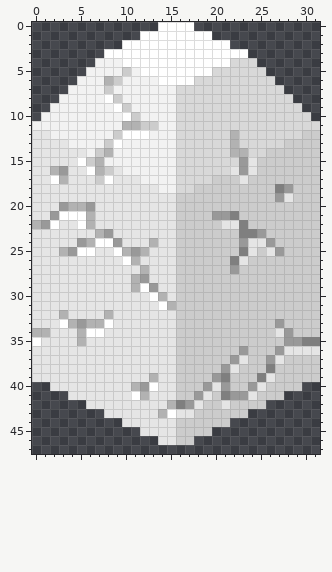
Edited in one commit: pixel-art sprite (tiles/2.png). Above: the version before the commit.
The file is 32x48 pixels.
The result:
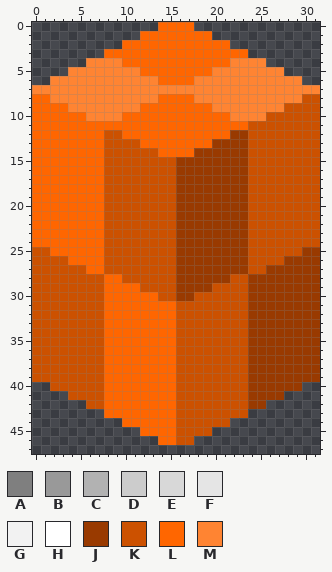
Palette (. is transparent): A #7f7f7f  B #999999  C #b2b2b2  D #cccccc  E #d8d8d8  F #e5e5e5  G #f2f2f2  H #ffffff  J #993a00  K #cc5100  L #ff6600  M #ff8432
Changes in this commit:
Changed rows in their new state; - is an unchanged pixel.
first column x 0:
 0 --------------LLLL--------------
 1 ------------LLLLLLLL------------
 2 ----------LLLLLLLLLLLL----------
 3 --------LLLLLLLLLLLLLLLL--------
 4 ------MMMMLLLLLLLLLLLLMMMM------
 5 ----MMMMMMMMLLLLLLLLMMMMMMMM----
 6 --MMMMMMMMMMMMLLLLMMMMMMMMMMMM--
 7 MMMMMMMMMMMMMMMMMMMMMMMMMMMMMMMM
 8 LLMMMMMMMMMMMMLLLLMMMMMMMMMMMMKK
 9 LLLLMMMMMMMMLLLLLLLLMMMMMMMMKKKK
10 LLLLLLMMMMLLLLLLLLLLLLMMMMKKKKKK
11 LLLLLLLLLLLLLLLLLLLLLLLLKKKKKKKK
12 LLLLLLLLKKLLLLLLLLLLLLJJKKKKKKKK
13 LLLLLLLLKKKKLLLLLLLLJJJJKKKKKKKK
14 LLLLLLLLKKKKKKLLLLJJJJJJKKKKKKKK
15 LLLLLLLLKKKKKKKKJJJJJJJJKKKKKKKK
16 LLLLLLLLKKKKKKKKJJJJJJJJKKKKKKKK
17 LLLLLLLLKKKKKKKKJJJJJJJJKKKKKKKK
18 LLLLLLLLKKKKKKKKJJJJJJJJKKKKKKKK
19 LLLLLLLLKKKKKKKKJJJJJJJJKKKKKKKK
20 LLLLLLLLKKKKKKKKJJJJJJJJKKKKKKKK
21 LLLLLLLLKKKKKKKKJJJJJJJJKKKKKKKK
22 LLLLLLLLKKKKKKKKJJJJJJJJKKKKKKKK
23 LLLLLLLLKKKKKKKKJJJJJJJJKKKKKKKK
24 LLLLLLLLKKKKKKKKJJJJJJJJKKKKKKKK
25 KKLLLLLLKKKKKKKKJJJJJJJJKKKKKKJJ
26 KKKKLLLLKKKKKKKKJJJJJJJJKKKKJJJJ
27 KKKKKKLLKKKKKKKKJJJJJJJJKKJJJJJJ
28 KKKKKKKKLLKKKKKKJJJJJJKKJJJJJJJJ
29 KKKKKKKKLLLLKKKKJJJJKKKKJJJJJJJJ
30 KKKKKKKKLLLLLLKKJJKKKKKKJJJJJJJJ
31 KKKKKKKKLLLLLLLLKKKKKKKKJJJJJJJJ
32 KKKKKKKKLLLLLLLLKKKKKKKKJJJJJJJJ
33 KKKKKKKKLLLLLLLLKKKKKKKKJJJJJJJJ
34 KKKKKKKKLLLLLLLLKKKKKKKKJJJJJJJJ
35 KKKKKKKKLLLLLLLLKKKKKKKKJJJJJJJJ
36 KKKKKKKKLLLLLLLLKKKKKKKKJJJJJJJJ
37 KKKKKKKKLLLLLLLLKKKKKKKKJJJJJJJJ
38 KKKKKKKKLLLLLLLLKKKKKKKKJJJJJJJJ
39 KKKKKKKKLLLLLLLLKKKKKKKKJJJJJJJJ
40 --KKKKKKLLLLLLLLKKKKKKKKJJJJJJ--
41 ----KKKKLLLLLLLLKKKKKKKKJJJJ----
42 ------KKLLLLLLLLKKKKKKKKJJ------
43 --------LLLLLLLLKKKKKKKK--------
44 ----------LLLLLLKKKKKK----------
45 ------------LLLLKKKK------------
46 --------------LLKK--------------
